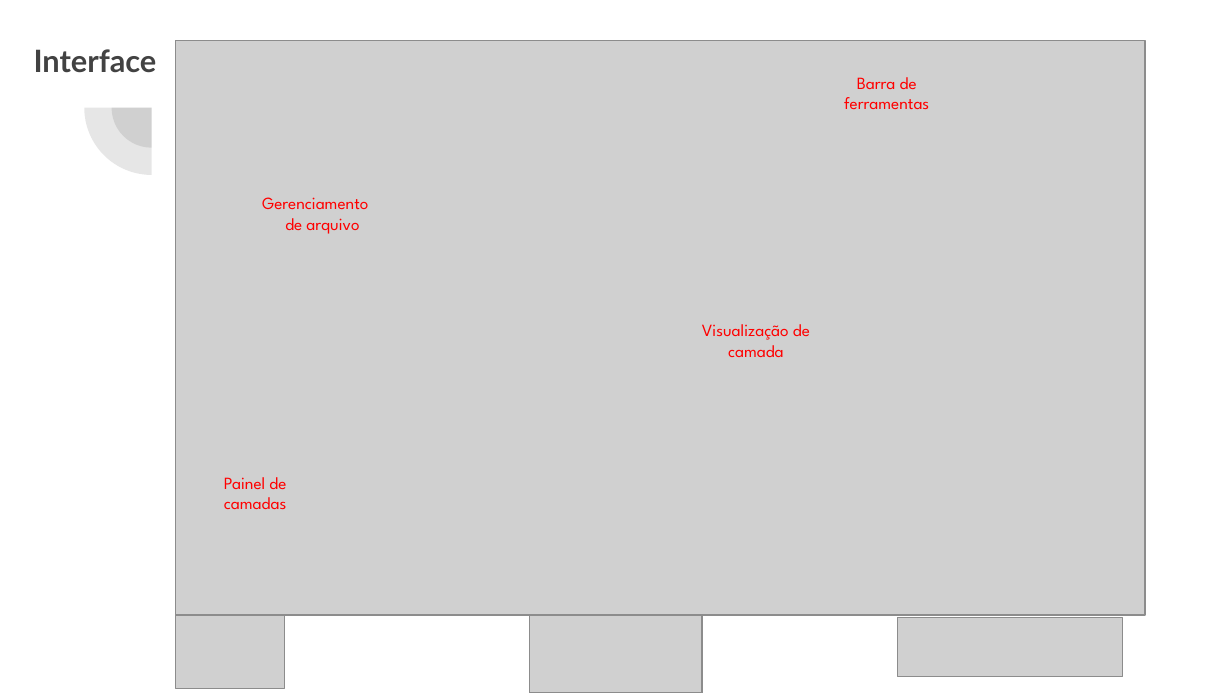
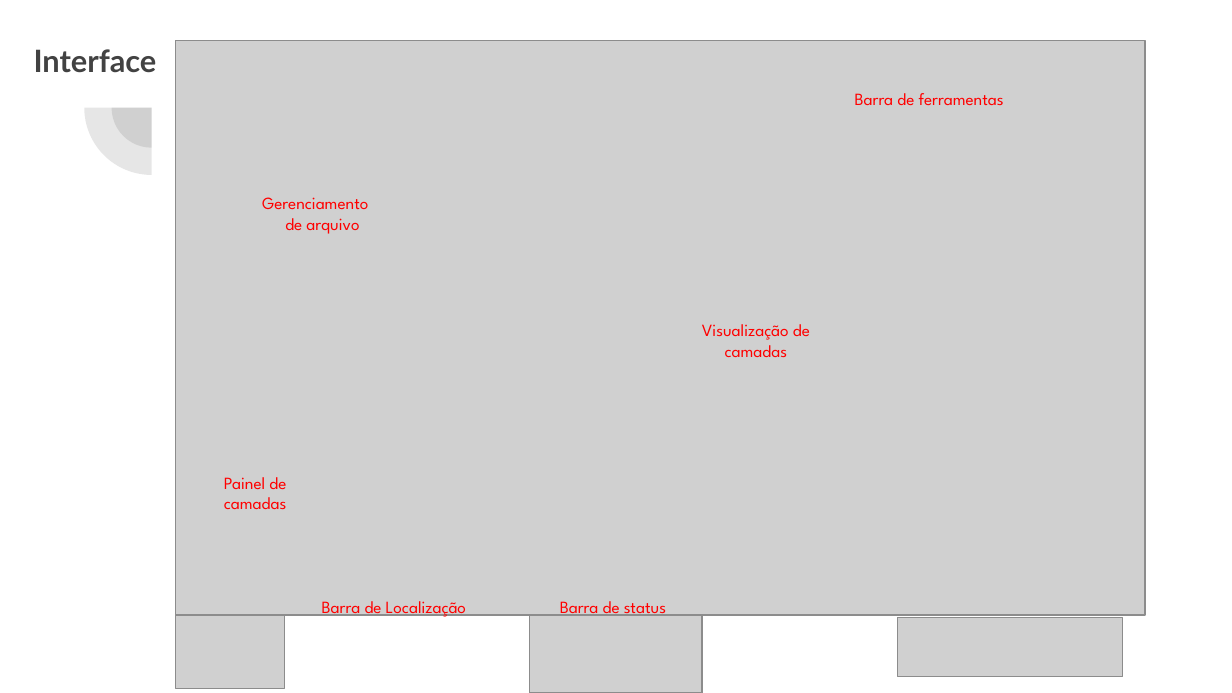
Before and after one commit to thsdornelas/curso_qgis, a slide deck: slide 6 of slides/Curso_QGIS.pptx (slide 5 before the commit). Drawn at 1232x693 pixels with LibreOffice and Linux fonts; fonts in the diff are those of the drawing; grey boxes stand for pictures. Boxes give left, top, right and bottom in pixels: in the first picture for what was removed or moved away, otherwise in the second. Text is boxed around its words. In the diff, an @@ line names an element or a change of style, - is before the commit and + after.

```diff
--- a/slides/Curso_QGIS.pptx
+++ b/slides/Curso_QGIS.pptx
@@ text "Barra de ferramentas" rewrapped from <box>844,77,929,109</box> to <box>855,93,1004,105</box> @@
@@ text at <box>702,324,810,357</box>: text changed @@
-Visualização de camada
+Visualização de camadas
@@ text added at <box>322,601,466,619</box>, 10 pt, text #FF0000 @@
+Barra de Localização
@@ text added at <box>560,601,666,616</box>, 10 pt, text #FF0000 @@
+Barra de status
```
Also in this commit, not shown: 3 other slides changed, 1 slide added, 12 other files.
